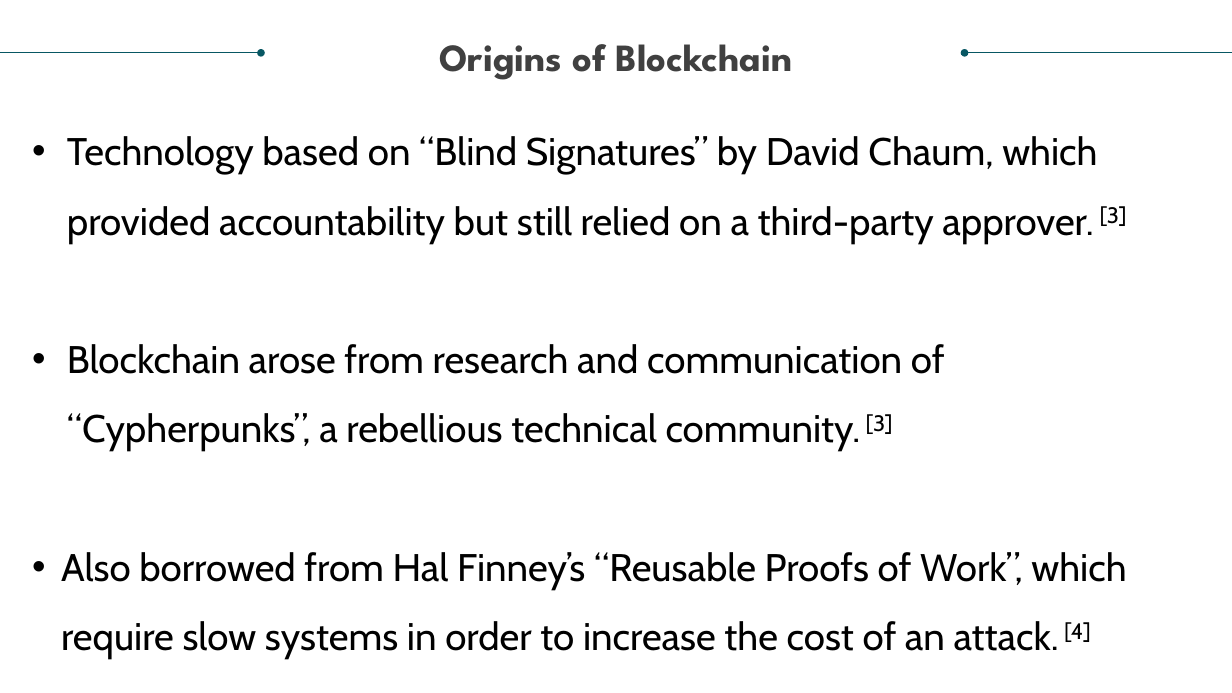
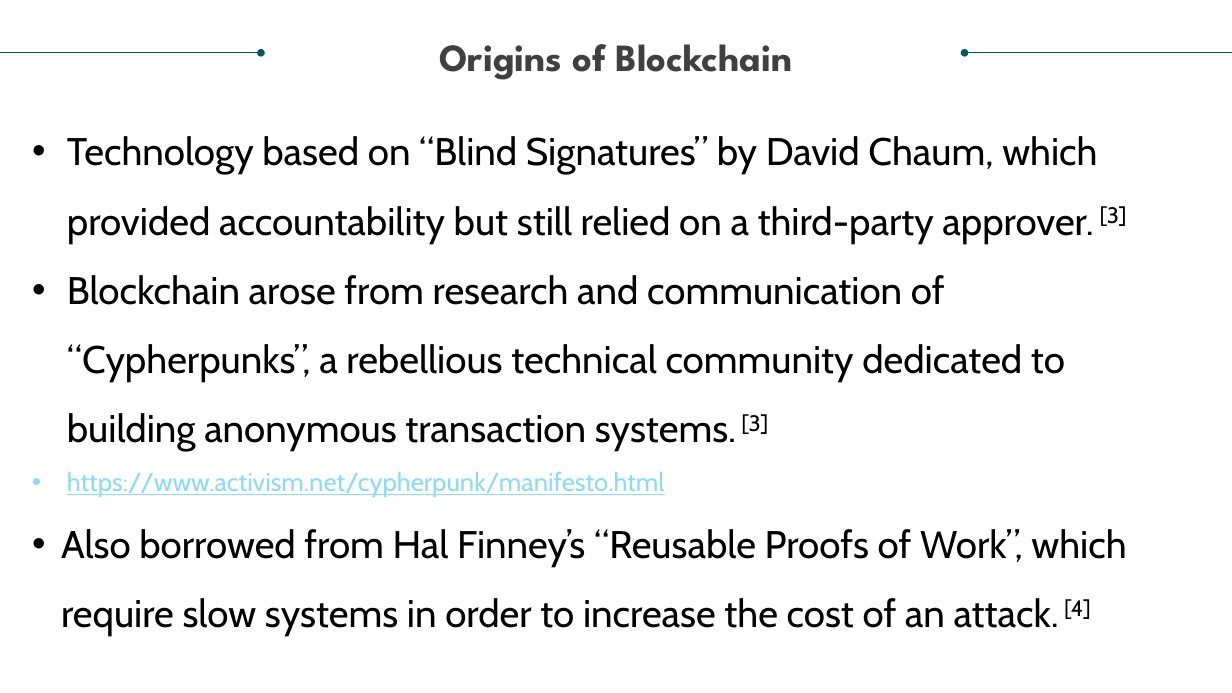
Before and after one commit to realdanielbyrne/BlockChainIntro, a slide deck: slide 3 of DS749 Project_Team 4_Blockchain Analysis.pptx. Drawn at 1232x693 pixels with LibreOffice and Linux fonts; fonts in the diff are those of the drawing. Boxes give left, top, right and bottom in pixels: in the first picture for what was removed or moved away, otherwise in the second. Text is boxed around its words. In the diff, an @@ line names an element or a change of style, - is before the commit and + after.

```diff
--- a/DS749 Project_Team 4_Blockchain Analysis.pptx
+++ b/DS749 Project_Team 4_Blockchain Analysis.pptx
@@ text at (67, 275, 1065, 497): text changed @@
-• Blockchain arose from research and communication of “Cypherpunks”, a rebellious technical community. [3]
+• Blockchain arose from research and communication of “Cypherpunks”, a rebellious technical community dedicated to building anonymous transaction systems. [3]
+• https://www.activism.net/cypherpunk/manifesto.html
```
Also in this commit, not shown: 1 other slide changed, 4 other files.
